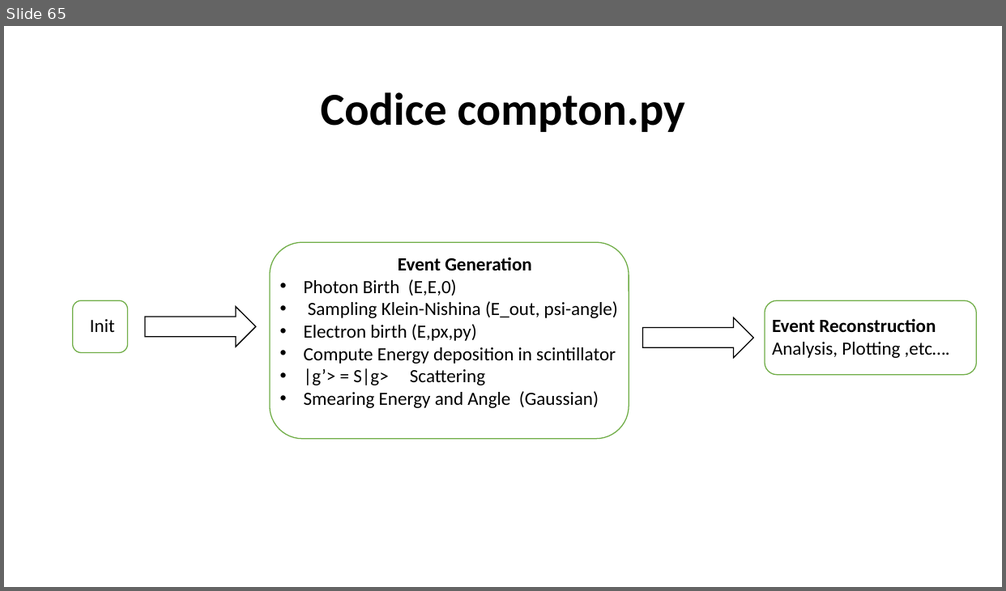
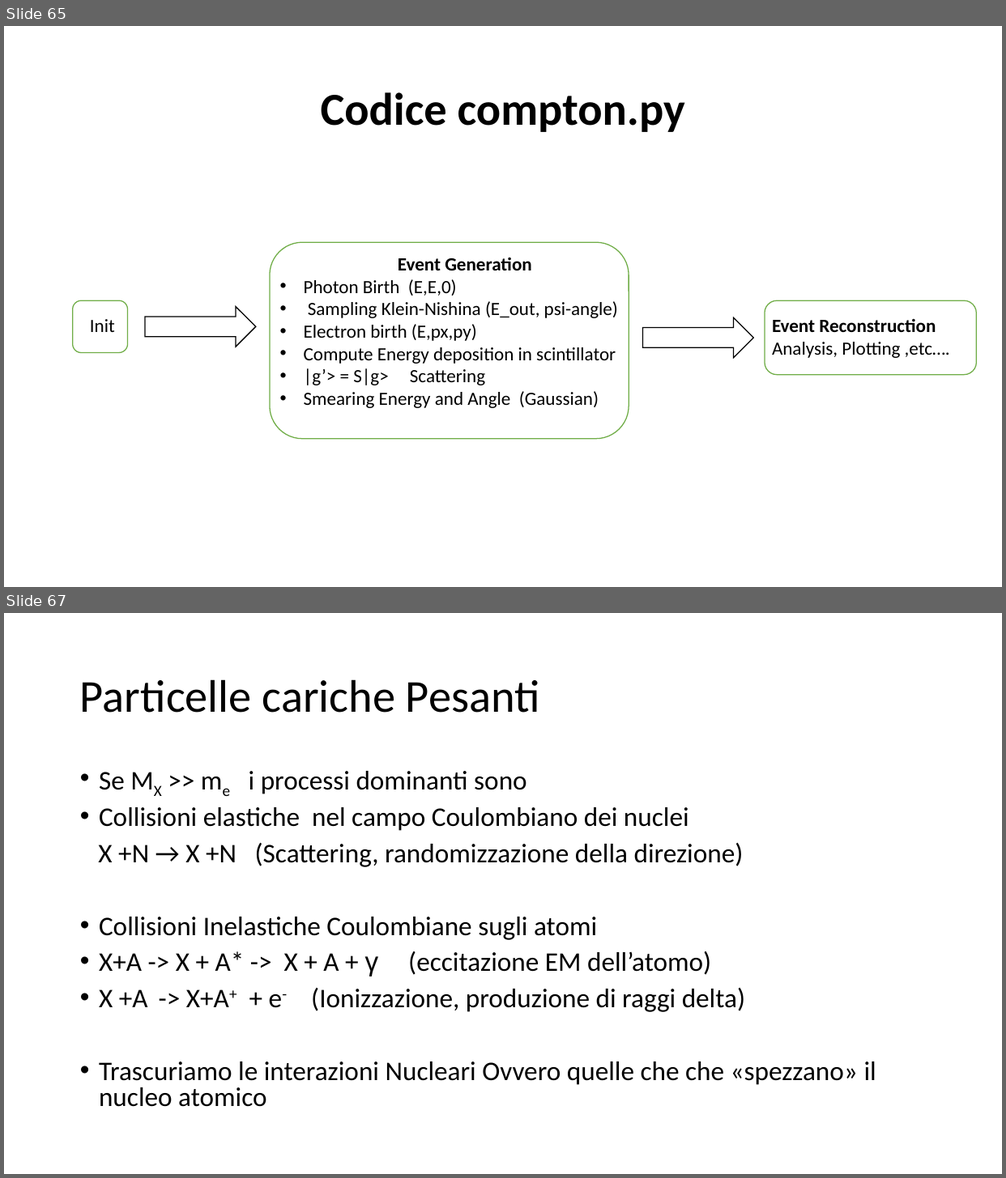
Before and after one commit to marcomonte94/Montecarlo, a slide deck: Slide Corso Metodi Montecarlo.pptx. Shown one above the other, each under a label of ours: slide 65 before the commit, slides 65 and 67 after it; the slides between them are not shown. The pictures are 1006x591 and 1006x1178 pixels, drawn with LibreOffice and Linux fonts; fonts in the diff are those of the drawing. Boxes give left, top, right and bottom in pixels: in the first picture for what was removed or moved away, otherwise in the second. Text is boxed around its words. In the diff, an @@ line names an element or a change of style, - is before the commit and + after.

```diff
--- a/Slide Corso Metodi Montecarlo.pptx
+++ b/Slide Corso Metodi Montecarlo.pptx
@@ slide 67 added at (4,613,1002,1174), background #FFFFFF @@
@@ title added at (80,679,540,713), 44 pt, text #000000 @@
+Particelle cariche Pesanti
@@ text added at (98,771,876,1107), 25.9 pt, text #000000 @@
+• Se MX >> me i processi dominanti sono
+• Collisioni elastiche nel campo Coulombiano dei nuclei
+X +N → X +N (Scattering, randomizzazione della direzione)
+• Collisioni Inelastiche Coulombiane sugli atomi
+• X+A -> X + A* -> X + A + γ (eccitazione EM dell’atomo)
+• X +A -> X+A+ + e- (Ionizzazione, produzione di raggi delta)
+• Trascuriamo le interazioni Nucleari Ovvero quelle che che «spezzano» il nucleo atomico
```
Also in this commit, not shown: 9 other slides added, 2 other files.
